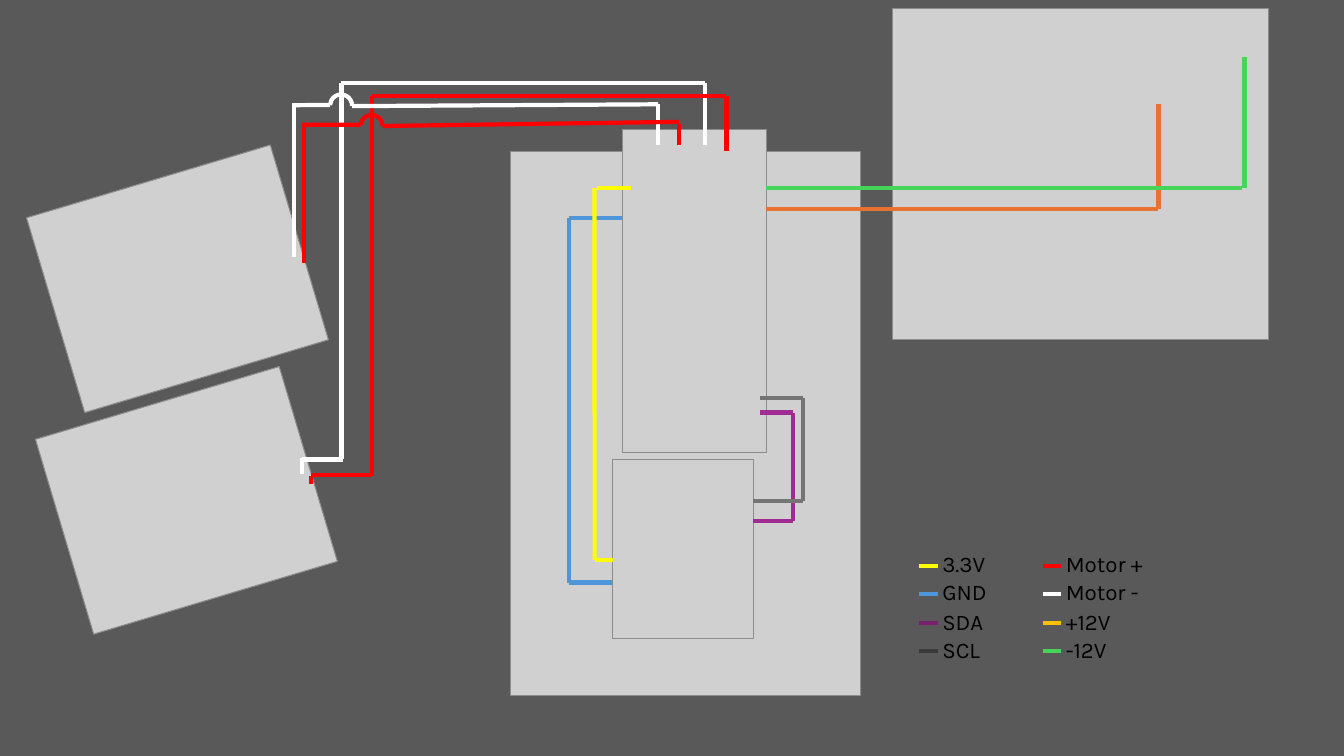
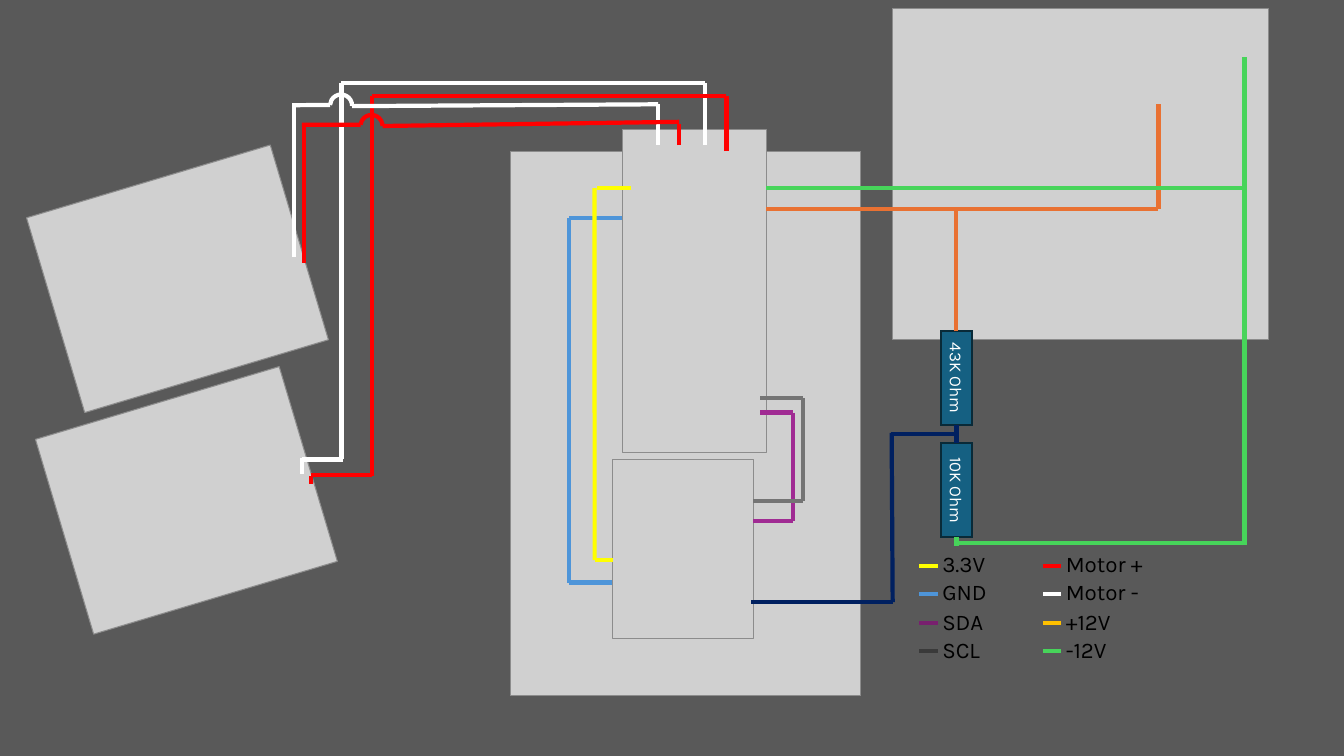
Before and after one commit to pkoprov/MobileRobot, a slide deck: slide 1 of assets/Diagram.pptx. Drawn at 1344x756 pixels with LibreOffice and Linux fonts; fonts in the diff are those of the drawing; grey boxes stand for pictures. Boxes give left, top, right and bottom in pixels: in the first picture for what was removed or moved away, otherwise in the second. Text is boxed around its words. In the diff, an @@ line names an element or a change of style, - is before the commit and + after.

```diff
--- a/assets/Diagram.pptx
+++ b/assets/Diagram.pptx
@@ line moved from (1245, 189) - (1245, 56) to (1245, 545) - (1245, 56) @@
@@ line added from (956, 332) to (956, 210), #E97132 3 pt @@
@@ rectangle added at (941, 332, 972, 425), fill #156082, outline #092A39 1.5 pt, 12 pt, text #FFFFFF @@
+43K Ohm
@@ line added from (957, 435) to (891, 435), #002060 3 pt @@
@@ line added from (893, 602) to (892, 433), #002060 3 pt @@
@@ rectangle added at (941, 444, 972, 537), fill #156082, outline #092A39 1.5 pt, 12 pt, text #FFFFFF @@
+10K Ohm
@@ line added from (957, 444) to (957, 425), #002060 3 pt @@
@@ line added from (957, 545) to (957, 537), #47D45A 3 pt @@
@@ line added from (1245, 543) to (956, 543), #47D45A 3 pt @@
@@ line added from (893, 602) to (751, 602), #002060 3 pt @@
```
Also in this commit, not shown: 2 other files.
